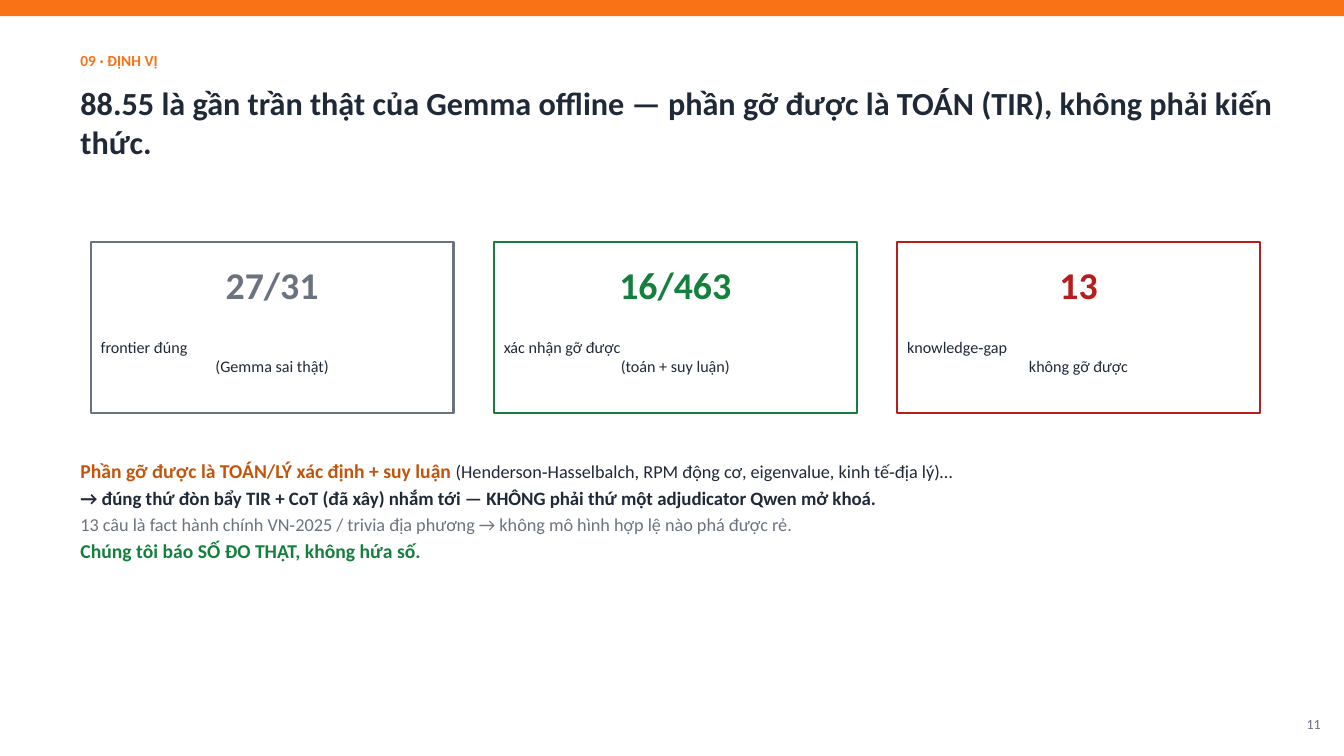
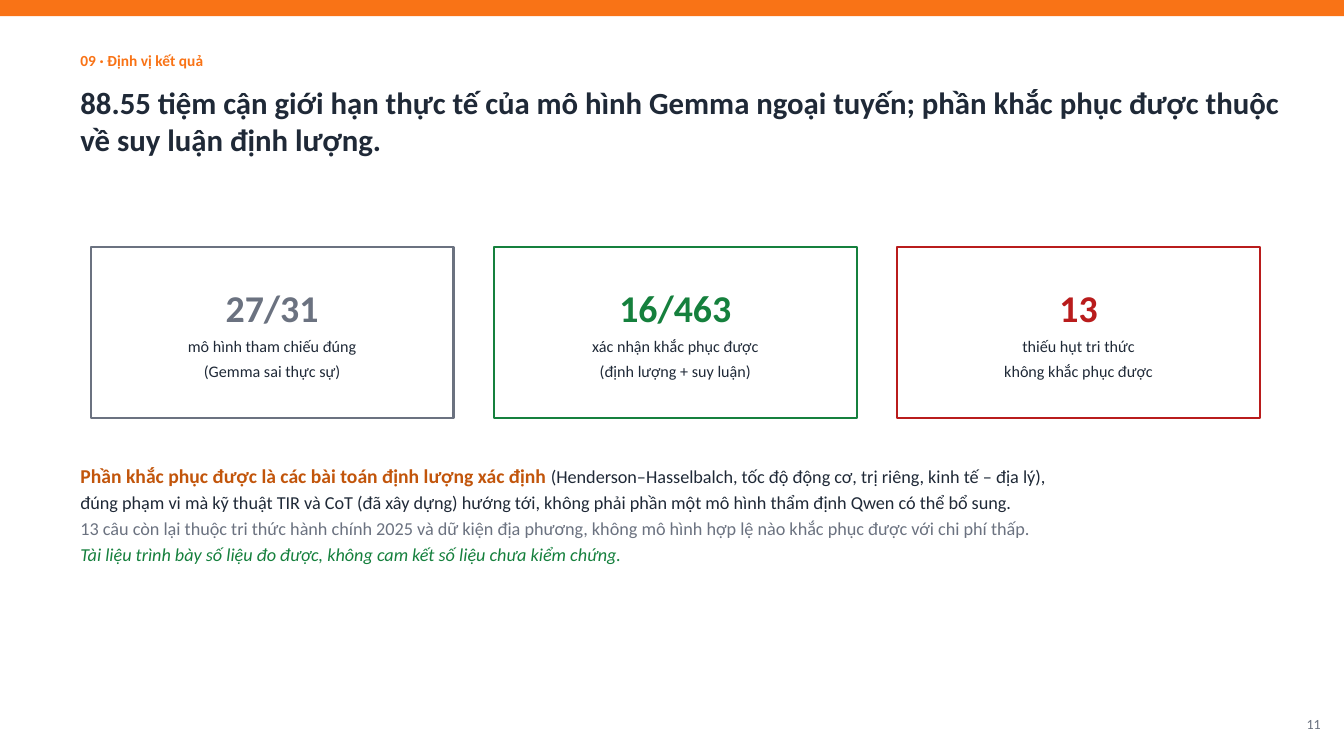
Before and after one commit to meiiie/bang_c, a slide deck: slide 11 of docs/Neko-Core-Thuyet-minh-phuong-phap.pptx. Drawn at 1344x756 pixels with LibreOffice and Linux fonts; fonts in the diff are those of the drawing. Boxes give left, top, right and bottom in pixels: in the first picture for what was removed or moved away, otherwise in the second. Text is boxed around its words. In the diff, an @@ line names an element or a change of style, - is before the commit and + after.

```diff
--- a/docs/Neko-Core-Thuyet-minh-phuong-phap.pptx
+++ b/docs/Neko-Core-Thuyet-minh-phuong-phap.pptx
@@ text at <box>80,54,203,69</box>: text changed @@
-09 · ĐỊNH VỊ
+09 · Định vị kết quả
@@ text at <box>80,89,1279,157</box>: text changed; size 23 to 22 pt @@
-88.55 là gần trần thật của Gemma offline — phần gỡ được là TOÁN (TIR), không phải kiến thức.
+88.55 tiệm cận giới hạn thực tế của mô hình Gemma ngoại tuyến; phần khắc phục được thuộc về suy luận định lượng.
@@ text "27/31" at <box>188,295,356,380</box>: vertical alignment top to middle @@
@@ text "16/463" at <box>592,295,759,380</box>: vertical alignment top to middle @@
@@ 3 rectangles: place and size @@
-3 rectangles at <box>91,242,1260,413</box>
+3 rectangles at <box>91,247,1260,418</box>
@@ text at <box>188,295,356,380</box>: text changed @@
-frontier đúng
-(Gemma sai thật)
+27/31
+mô hình tham chiếu đúng
+(Gemma sai thực sự)
@@ text removed at <box>226,272,319,301</box> @@
-27/31
@@ text at <box>592,295,759,380</box>: text changed @@
-xác nhận gỡ được
-(toán + suy luận)
+16/463
+xác nhận khắc phục được
+(định lượng + suy luận)
@@ text removed at <box>619,272,731,301</box> @@
-16/463
@@ text added at <box>1004,297,1153,380</box>, 11.5 pt, text #1F2937 @@
+13
+thiếu hụt tri thức
+không khắc phục được
@@ text removed at <box>1059,274,1097,300</box> @@
-13
@@ text removed at <box>907,341,1128,375</box> @@
-knowledge‑gap
-không gỡ được
@@ text at <box>80,467,1045,564</box>: text changed; bold off @@
-Phần gỡ được là TOÁN/LÝ xác định + suy luận (Henderson‑Hasselbalch, RPM động cơ, eigenvalue, kinh tế‑địa lý)…
-→ đúng thứ đòn bẩy TIR + CoT (đã xây) nhắm tới — KHÔNG phải thứ một adjudicator Qwen mở khoá.
-13 câu là fact hành chính VN‑2025 / trivia địa phương → không mô hình hợp lệ nào phá được rẻ.
-Chúng tôi báo SỐ ĐO THẬT, không hứa số.
+Phần khắc phục được là các bài toán định lượng xác định (Henderson–Hasselbalch, tốc độ động cơ, trị riêng, kinh tế – địa lý),
+đúng phạm vi mà kỹ thuật TIR và CoT (đã xây dựng) hướng tới, không phải phần một mô hình thẩm định Qwen có thể bổ sung.
+13 câu còn lại thuộc tri thức hành chính 2025 và dữ kiện địa phương, không mô hình hợp lệ nào khắc phục được với chi phí thấp.
+Tài liệu trình bày số liệu đo được, không cam kết số liệu chưa kiểm chứng.
```
Also in this commit, not shown: 12 other slides changed, 1 other file.
